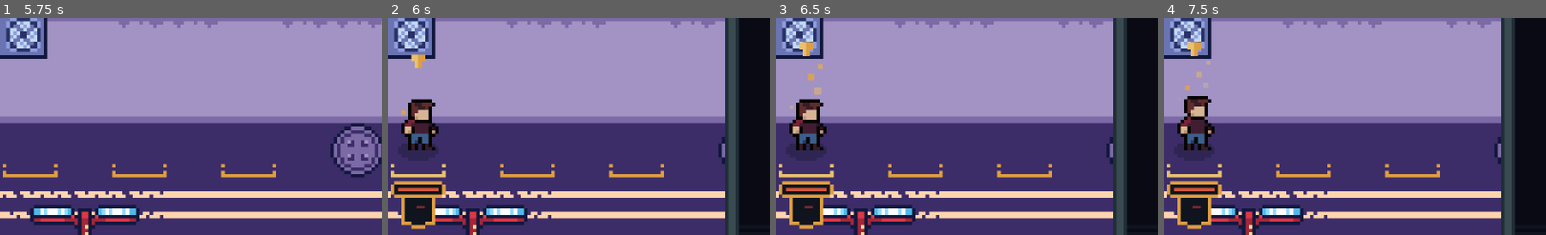
Above: before the commit, frames 1-4 (left to right).
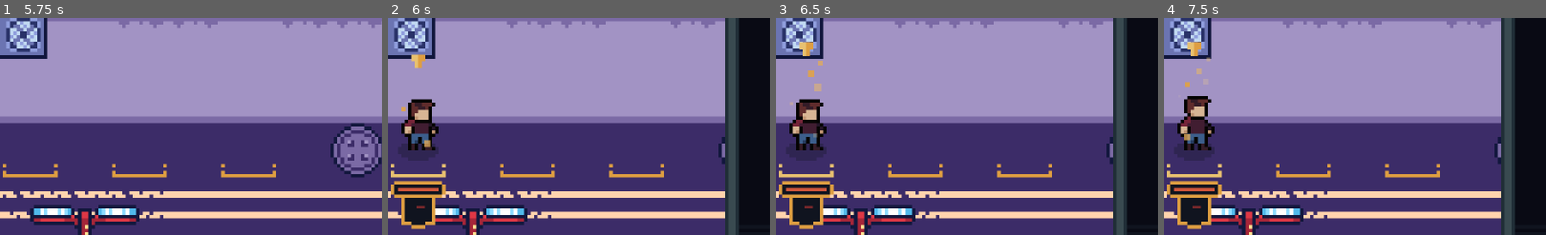
Above: after the commit, the same moments.

Repository: Paraldos/AdventureGame
Game: Godot game, scene res://title_screen/title_screen.tscn
Same seed, same stepped clock (60 frames per second), same inputs: the game is played once before the commit and once after it.
Inputs (mouse positions are % of the whole screen's width and height, from its top left):
- Up to frame 1 (5.75 s): click "Start" at 0.5 s; move the mouse to (72, 45) at 1.27 s; move the mouse to (30, 55) at 2.02 s; tap Enter at 2.75, 5 s; move the mouse to (60, 28) at 2.77 s; click (50, 50) at 3.5 s; tap Space at 4.25 s; move the mouse to (45, 70) at 4.27 s; move the mouse to (80, 65) at 5.02 s
- Up to frame 2 (6 s): click (11, 61) at 5.77 s
- Up to frame 3 (6.5 s): no input
- Up to frame 4 (7.5 s): click (82, 93) at 6.5 s; click (11, 61) at 7.27 s
The pictures show only the part of the screen within x 7-57%, y 38-88%; the shares and areas given below are measured in that part.

Frame 1 is identical in both runs. In frame 2, 0.1% of the frame differs, in the area x 3-12%, y 40-60%; in frame 3, 0.2%, in the area x 3-13%, y 19-56%; in frame 4, 0.2%.

Commit message:
refactored btn particles in slot

Diff:
--- /dev/null
+++ b/battle_manager/battle_manager.gd
@@ -0,0 +1 @@
+extends Node
--- /dev/null
+++ b/battle_manager/battle_manager.tscn
@@ -0,0 +1,6 @@
+[gd_scene load_steps=2 format=3 uid="uid://d02tdpsp52i46"]
+
+[ext_resource type="Script" uid="uid://giluhe47auiw" path="res://battle_manager/battle_manager.gd" id="1_3021x"]
+
+[node name="BattleManager" type="Node"]
+script = ExtResource("1_3021x")
--- a/dialog_manager/dialog_manager.tscn
+++ b/dialog_manager/dialog_manager.tscn
@@ -16,25 +16,25 @@
 grow_vertical = 2
 flat = true
 
-[node name="Test" type="Node" parent="."]
+[node name="Tutorial" type="Node" parent="."]
 
-[node name="Start" type="Node" parent="Test"]
+[node name="Start" type="Node" parent="Tutorial"]
 script = ExtResource("2_1ku4q")
 text = "Hey, kid. You look fresh off the shuttle. Lucky for you, I know how things work around here."
 location = "TestArea"
-target_id = "Test/Start2"
+target_id = "Tutorial/Start2"
 speaker = 3
 add_npc = ExtResource("3_65if4")
 metadata/_custom_type_script = "uid://vqv617lov561"
 
-[node name="Start2" type="Node" parent="Test"]
+[node name="Start2" type="Node" parent="Tutorial"]
 script = ExtResource("2_1ku4q")
 text = "Rule number one: never walk alone. Get yourself a crew. A few mercs who can handle the dirt."
-target_id = "Test/Start3"
+target_id = "Tutorial/Start3"
 speaker = 3
 metadata/_custom_type_script = "uid://vqv617lov561"
 
-[node name="Start3" type="Node" parent="Test"]
+[node name="Start3" type="Node" parent="Tutorial"]
 script = ExtResource("2_1ku4q")
 text = "Shouldn’t be hard. This city’s crawling with people desperate to take any gig."
 start_recruting = true
@@ -42,10 +42,17 @@
 speaker = 3
 metadata/_custom_type_script = "uid://vqv617lov561"
 
-[node name="Start4" type="Node" parent="Test"]
+[node name="Start4" type="Node" parent="Tutorial"]
 script = ExtResource("2_1ku4q")
-text = "Well done, kid. With those mercs, you should be fine for now.
-But let’s see what they can really do. I’ve got a batch of training drones lying around. Give me a sec, and I’ll set them up."
+text = "Well done, kid. With those mercs, you should be fine for now."
+location = "TestArea"
+speaker = 3
+add_npc = ExtResource("3_65if4")
+metadata/_custom_type_script = "uid://vqv617lov561"
+
+[node name="Start5" type="Node" parent="Tutorial"]
+script = ExtResource("2_1ku4q")
+text = "But let’s see what they can really do. I’ve got a batch of training drones lying around. Give me a sec, and I’ll set them up."
 location = "TestArea"
 speaker = 3
 add_npc = ExtResource("3_65if4")
--- a/locations/template/slot.tscn
+++ b/locations/template/slot.tscn
@@ -51,13 +51,25 @@
 [node name="Slot" type="Marker2D"]
 script = ExtResource("1_8jju3")
 
+[node name="Button" type="Button" parent="."]
+unique_name_in_owner = true
+offset_left = -8.0
+offset_top = -20.0
+offset_right = 8.0
+offset_bottom = 16.0
+focus_mode = 0
+theme = ExtResource("1_mabo7")
+
+[node name="ActorContainer" type="Node2D" parent="."]
+unique_name_in_owner = true
+
 [node name="Pointer" type="Sprite2D" parent="."]
 unique_name_in_owner = true
 position = Vector2(0, -18)
 texture = ExtResource("2_8jju3")
 
 [node name="BtnParticles" type="CPUParticles2D" parent="Pointer"]
-position = Vector2(0, 18)
+position = Vector2(0, 17)
 amount = 6
 emission_shape = 3
 emission_rect_extents = Vector2(7, 16)
@@ -73,18 +85,6 @@
 }
 autoplay = "loop"
 
-[node name="Button" type="Button" parent="."]
-unique_name_in_owner = true
-offset_left = -8.0
-offset_top = -20.0
-offset_right = 8.0
-offset_bottom = 16.0
-focus_mode = 0
-theme = ExtResource("1_mabo7")
-
-[node name="ActorContainer" type="Node2D" parent="."]
-unique_name_in_owner = true
-
 [connection signal="mouse_entered" from="Button" to="." method="_on_button_mouse_entered"]
 [connection signal="mouse_exited" from="Button" to="." method="_on_button_mouse_exited"]
 [connection signal="pressed" from="Button" to="." method="_on_button_pressed"]
--- a/project.godot
+++ b/project.godot
@@ -25,6 +25,7 @@
 GameManager="*res://singeltons/game_manager.gd"
 DialogManager="*res://dialog_manager/dialog_manager.tscn"
 QuestManager="*res://quest_manager/quest_manager.tscn"
+BattleManager="*res://battle_manager/battle_manager.tscn"
 
 [debug]
 
--- a/quest_manager/quest.gd
+++ b/quest_manager/quest.gd
@@ -13,6 +13,7 @@
 @export var quest_type : QuestTypes
 @export var required_amount = 0
 @export var follow_up_dialog : String
+@export var start_battle : String
 
 var quest_state = QuestStates.FAILED :
 	set(new_state):
--- a/quest_manager/quest_manager.tscn
+++ b/quest_manager/quest_manager.tscn
@@ -32,4 +32,4 @@
 layout_mode = 2
 title = "Recrute 3 Mercs"
 required_amount = 3
-follow_up_dialog = "Test/Start4"
+follow_up_dialog = "Tutorial/Start4"
--- a/title_screen/title_screen.gd
+++ b/title_screen/title_screen.gd
@@ -5,7 +5,7 @@
 	_new_game()
 
 func _new_game():
-	DialogManager.add_dialog_to_game_data("Test/Start")
+	DialogManager.add_dialog_to_game_data("Tutorial/Start")
 	# actors
 	GameData.actors = []
 	GameData.actors.resize(7)
Not shown, added: battle_manager/battle_manager.gd.uid
